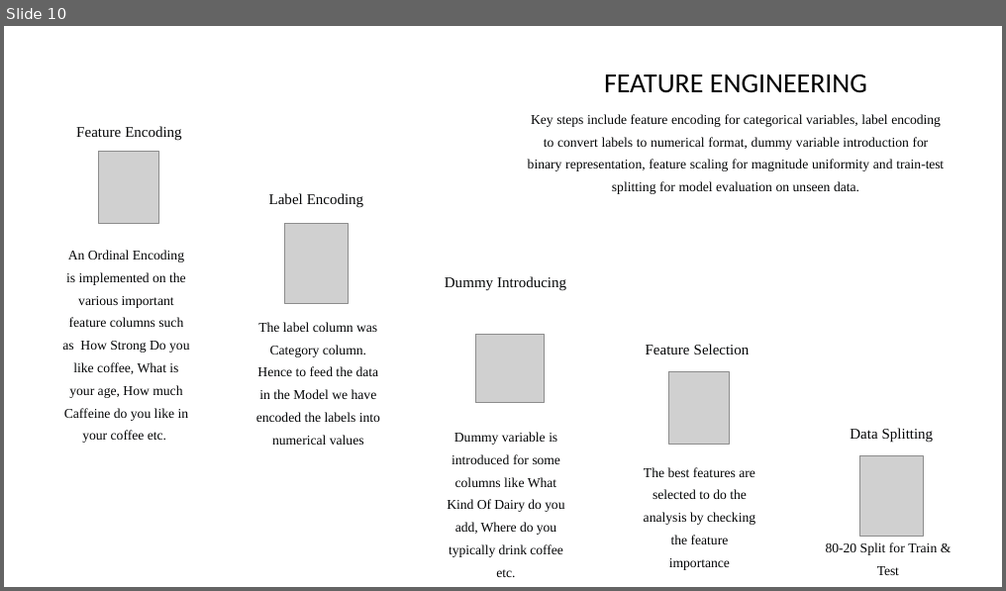
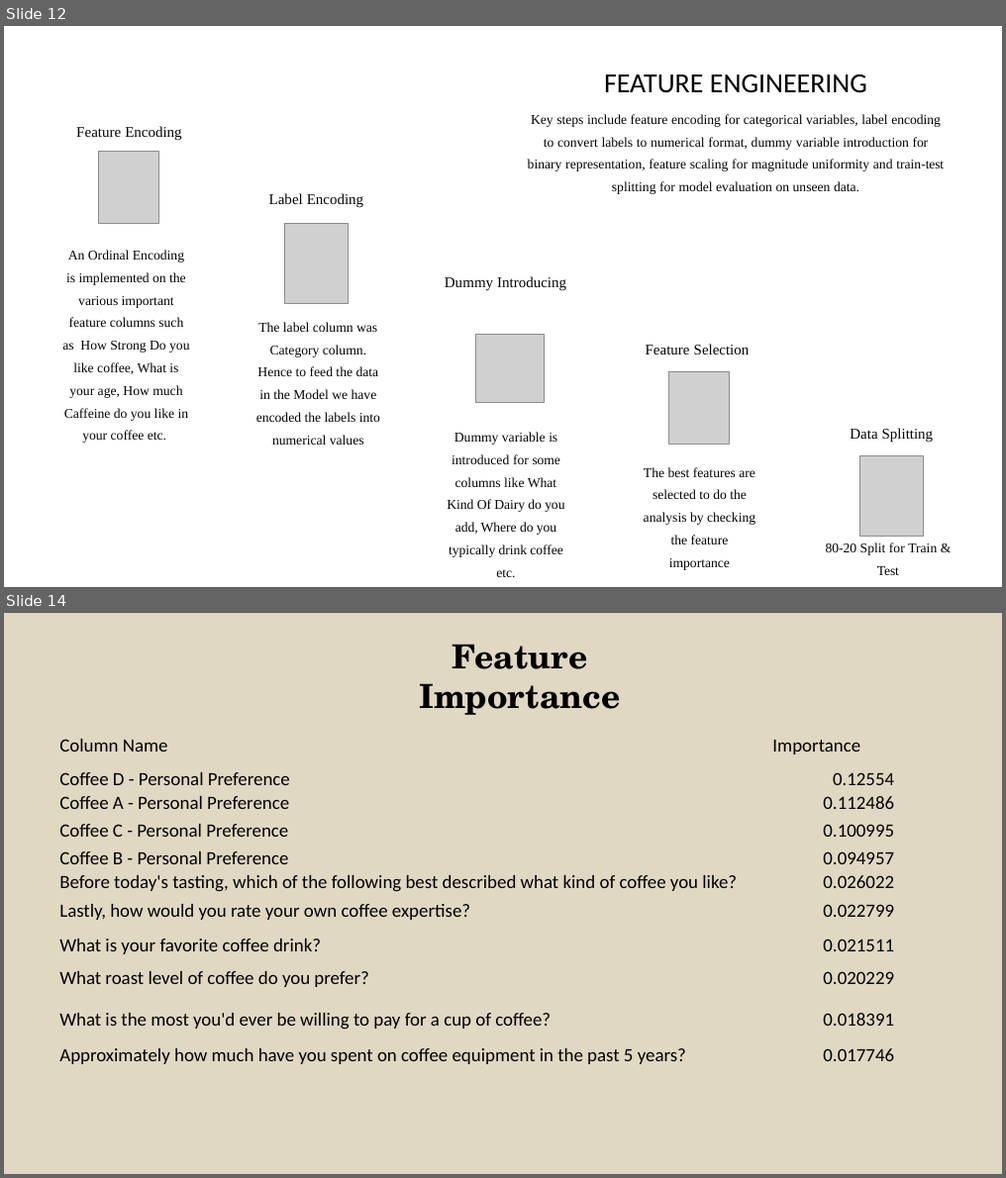
Before and after one commit to subhajyotirkmveri/Econometrics_project_matter, a slide deck: Project/Econometrics.pptx. Shown one above the other, each under a label of ours: slide 10 before the commit, slides 12 and 14 after it; the slides between them are not shown. The pictures are 1006x591 and 1006x1178 pixels, drawn with LibreOffice and Linux fonts; fonts in the diff are those of the drawing; grey boxes stand for pictures; background and template pictures are left out. Boxes give left, top, right and bottom in pixels: in the first picture for what was removed or moved away, otherwise in the second. Text is boxed around its words. In the diff, an @@ line names an element or a change of style, - is before the commit and + after.

```diff
--- a/Project/Econometrics.pptx
+++ b/Project/Econometrics.pptx
@@ slide 14 added at <box>4,613,1002,1174</box>, background #E0D8C3 @@
@@ text added at <box>419,644,620,715</box>, 32 pt, text #000000, bold @@
+Feature Importance
@@ table added at <box>59,721,947,1068</box>, 11 rows, 3 columns @@
+Column Name | Importance | 
+Coffee D - Personal Preference | 0.12554 | 
+Coffee A - Personal Preference | 0.112486 | 
+Coffee C - Personal Preference | 0.100995 | 
+Coffee B - Personal Preference | 0.094957 | 
+Before today's tasting, which of the following best described what kind of coffee you like? | 0.026022 | 
+Lastly, how would you rate your own coffee expertise? | 0.022799 | 
+What is your favorite coffee drink? | 0.021511 | 
+What roast level of coffee do you prefer? | 0.020229 | 
+What is the most you'd ever be willing to pay for a cup of coffee? | 0.018391 | 
+Approximately how much have you spent on coffee equipment in the past 5 years? | 0.017746 | 
@@ what was slide 10 is now slide 12 @@
```
Also in this commit, not shown: 6 slides changed, 10 other slides added, 2 slides removed.
